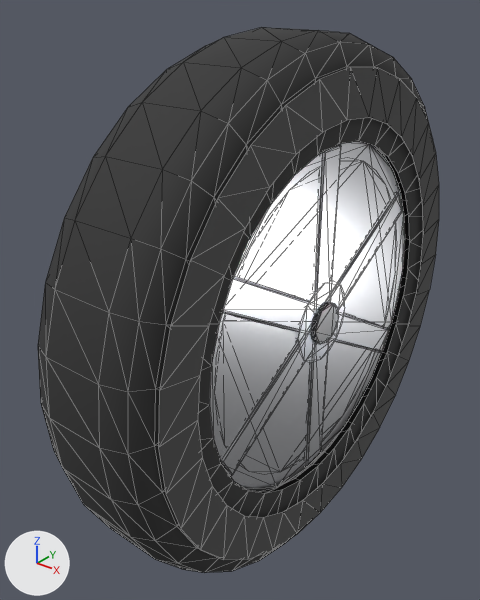
A saved change to the glTF model assets/vehicles/wheel_deep.glb.
Before and after are seen from a 50 mm camera at (1.315, -1.896, 1.149) aimed at (-0.131, -0.088, 0.028). The lights are fixed; the arrows at lower left show +X, +Y and +Z. The picture after the commit comes second. Mesh edges are drawn as thin lines. Vertices at exactly the same position are counted once.

The first picture shows 'wheel'.
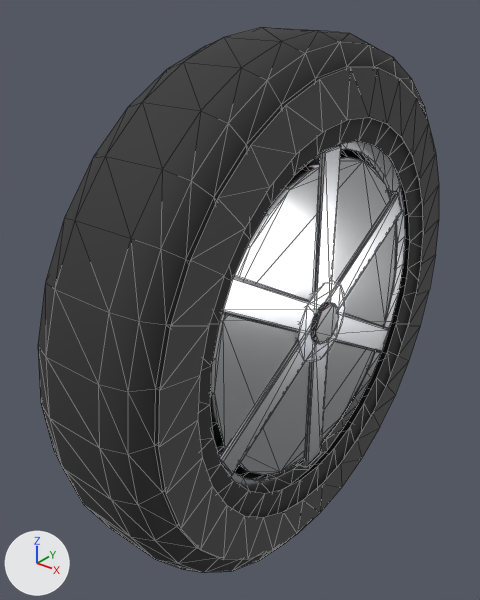
The change in detail:
me_wheel is used by ob_wheel; location (0.0, 0.0, 0.0).
me_wheel had 1064 vertices, 1884 faces and spanned x -0.23..0.23, y -1.0..1.0, z -1.0..1.0.
me_wheel now has 1128 vertices, 1888 faces and spans x -0.23..0.23, y -1.0..1.0, z -1.0..1.0.
me_wheel part 1: the loose piece of 64 vertices spanning x 0.15..0.19, y -0.7..0.7, z -0.7..0.7 is rebuilt with 64 vertices and now spans x 0.17, y -0.7..0.7, z -0.7..0.7.
me_wheel part 2: a new loose piece of 64 vertices spanning x 0.13, y -0.7..0.7, z -0.7..0.7, in mat_rim (light grey #dadbdf).

Pixel boxes [x1, y1, x2, y2] of what changed, in the pictures (480 x 600 px):
part 1 of me_wheel, rebuilt: before [210, 141, 405, 493]; after [218, 141, 405, 493]
part 2 of me_wheel, added (mostly hidden): after [251, 152, 397, 481]
